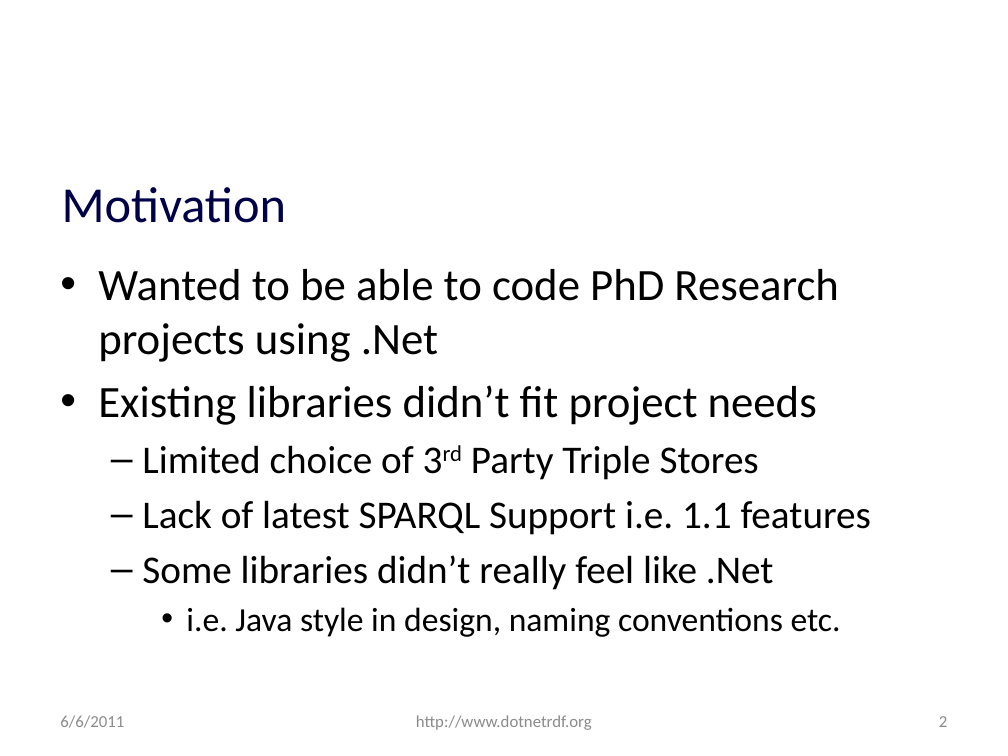
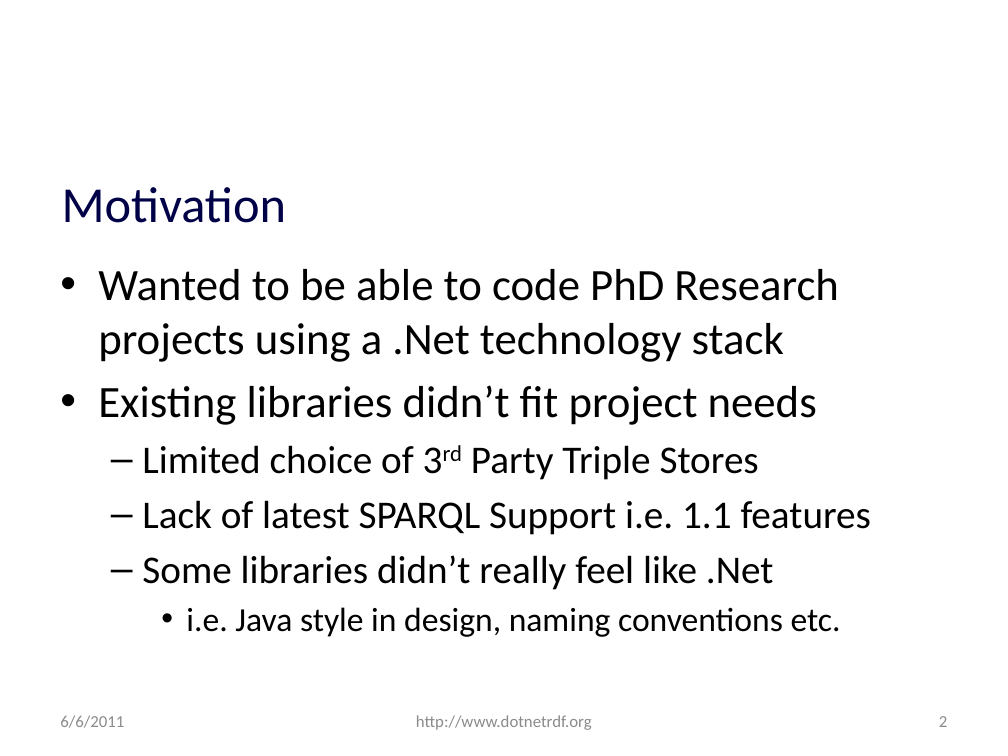
Before and after one commit to JohnGoldsmith/dotnetrdf-wiki, a slide deck: slide 2 of Slides/SemTech West 2011 Lightning Talk.pptx. Drawn at 1008x756 pixels with LibreOffice and Linux fonts; fonts in the diff are those of the drawing; background and template pictures are left out. Boxes give left, top, right and bottom in pixels: in the first picture for what was removed or moved away, otherwise in the second. Text is boxed around its words. In the diff, an @@ line names an element or a change of style, - is before the commit and + after.

```diff
--- a/Slides/SemTech West 2011 Lightning Talk.pptx
+++ b/Slides/SemTech West 2011 Lightning Talk.pptx
@@ text at bbox=[98, 269, 838, 362]: text changed @@
-• Wanted to be able to code PhD Research projects using .Net
+• Wanted to be able to code PhD Research projects using a .Net technology stack
```
Also in this commit, not shown: 7 other slides changed, 1 other file.
